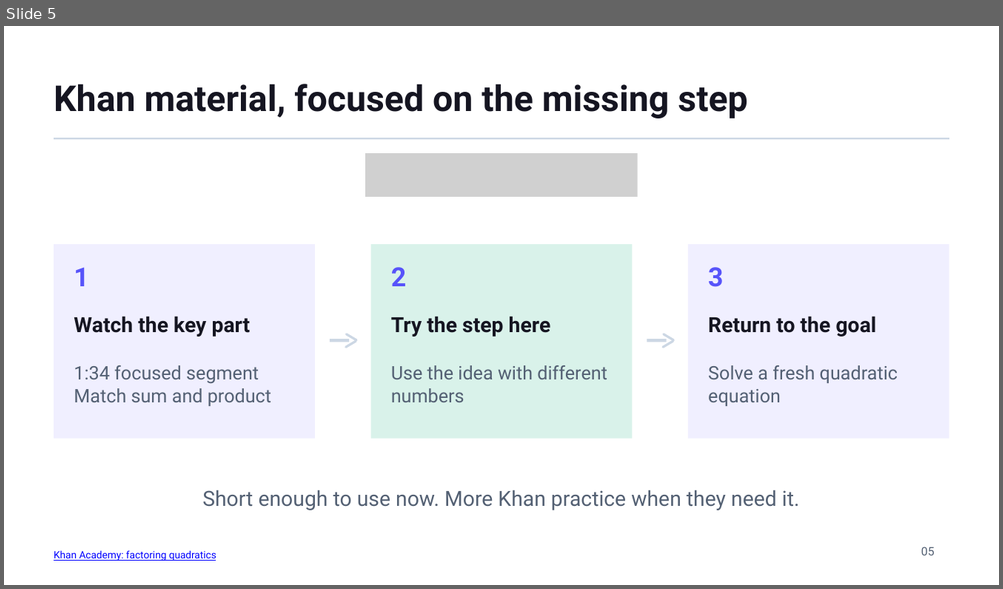
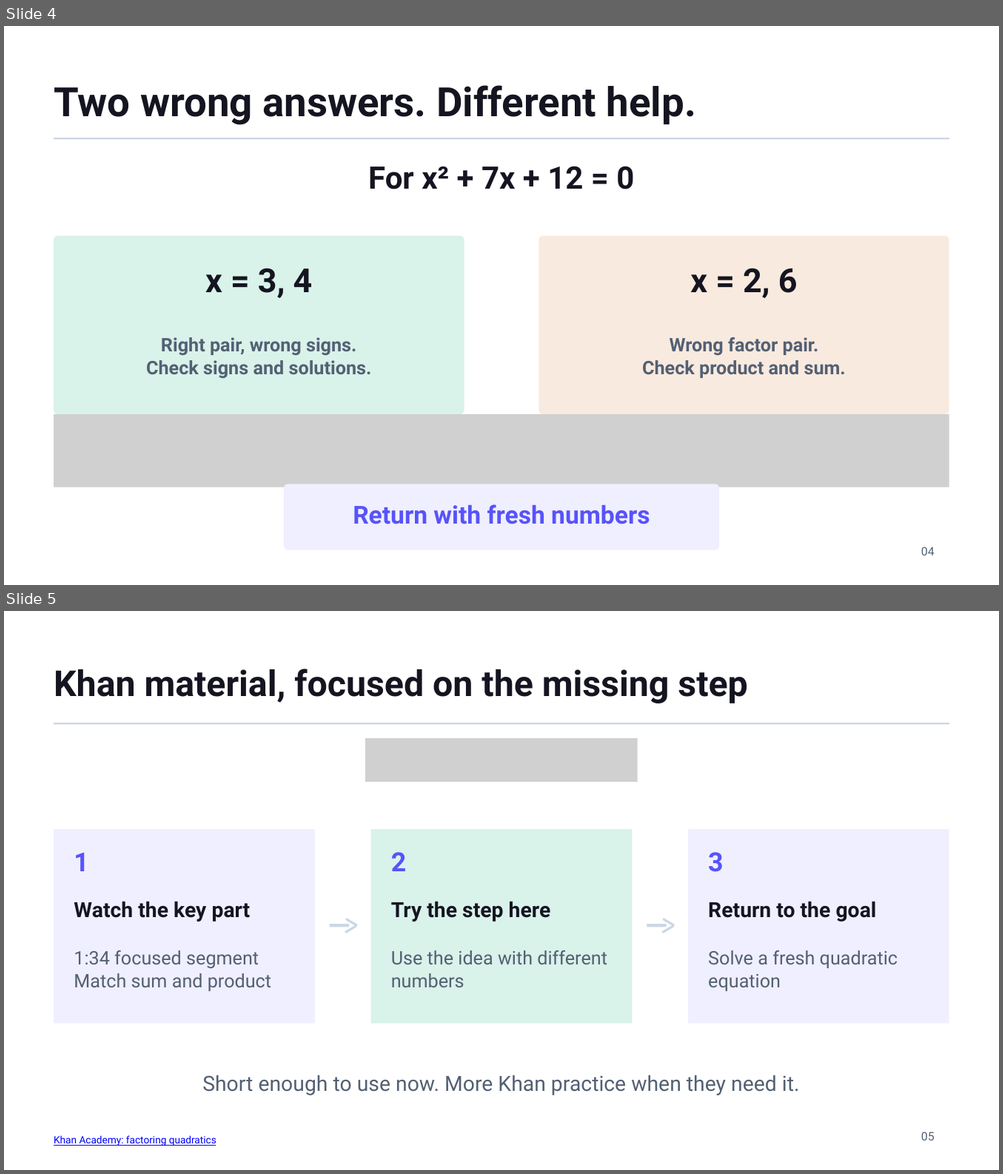
Before and after one commit to KhanAcademy-Backtrack/KhanAcademy-Backtrack-Demo, a slide deck: output/BACKTRACK_KEIC_2026_Embedded.pptx. Shown one above the other, each under a label of ours: slide 5 before the commit, slides 4 and 5 after it. The pictures are 1003x589 and 1003x1174 pixels, drawn with LibreOffice and Linux fonts; fonts in the diff are those of the drawing; grey boxes stand for pictures; background and template pictures are left out. Boxes give left, top, right and bottom in pixels: in the first picture for what was removed or moved away, otherwise in the second. Text is boxed around its words. In the diff, an @@ line names an element or a change of style, - is before the commit and + after.

```diff
--- a/output/BACKTRACK_KEIC_2026_Embedded.pptx
+++ b/output/BACKTRACK_KEIC_2026_Embedded.pptx
@@ slide 4 added at [4, 26, 999, 585], background picture (left out) @@
@@ text added at [54, 85, 696, 125], 39 pt, text #151521, bold @@
+Two wrong answers. Different help.
@@ line added from (54, 138) to (949, 138), #CCD7E4 1.5 pt @@
@@ text added at [368, 166, 634, 190], 30 pt, text #151521, bold @@
+For x² + 7x + 12 = 0
@@ freeform shape added at [54, 235, 464, 414], fill #D9F2EA @@
@@ freeform shape added at [539, 235, 949, 414], fill #F8EADF @@
@@ text added at [205, 268, 313, 298], 32 pt, text #151521, bold @@
+x = 3, 4
@@ text added at [690, 268, 797, 298], 32 pt, text #151521, bold @@
+x = 2, 6
@@ text added at [146, 338, 372, 378], 18 pt, text #536073, bold @@
+Right pair, wrong signs.
+Check signs and solutions.
@@ text added at [642, 338, 845, 378], 18 pt, text #536073, bold @@
+Wrong factor pair.
+Check product and sum.
@@ picture added at [54, 414, 949, 488] @@
@@ freeform shape added at [284, 485, 719, 551], fill #F0EFFF @@
@@ text added at [353, 505, 649, 525], 24 pt, text #5753FA, bold @@
+Return with fresh numbers
@@ text added at [921, 547, 934, 556], 11.2 pt, text #536073 @@
+04
```
Also in this commit, not shown: 4 slides changed, 1 slide removed, 16 other files.
